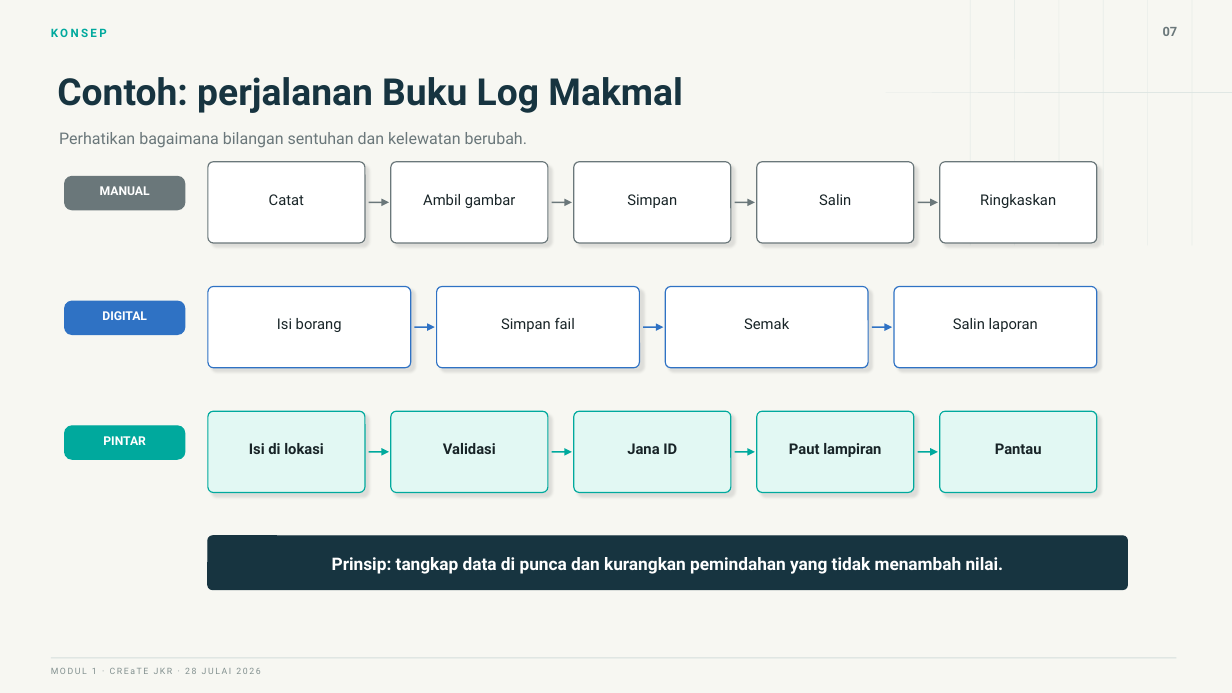
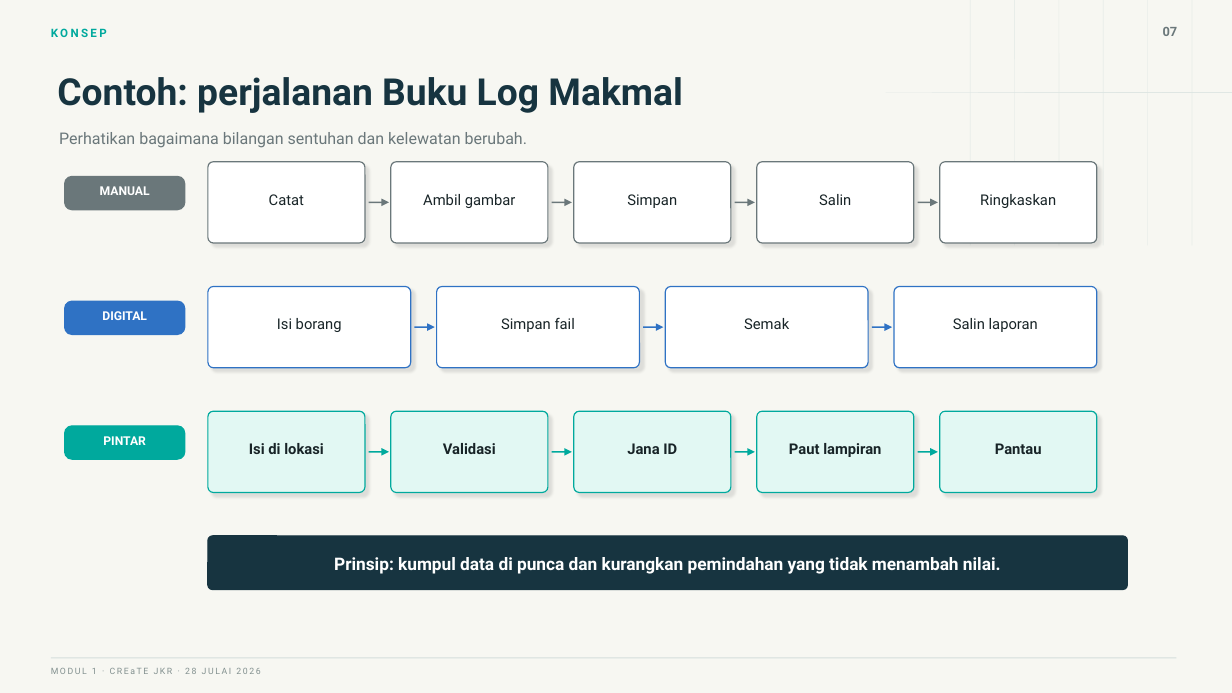
Before and after one commit to drMurtadha/jkr-create-mpe-training, a slide deck: slide 7 of Modul 1/slaid/Slaid-Modul-1-MPE.pptx. Drawn at 1232x693 pixels with LibreOffice and Linux fonts; fonts in the diff are those of the drawing. Boxes give left, top, right and bottom in pixels: in the first picture for what was removed or moved away, otherwise in the second. Text is boxed around its words. In the diff, an @@ line names an element or a change of style, - is before the commit and + after.

```diff
--- a/Modul 1/slaid/Slaid-Modul-1-MPE.pptx
+++ b/Modul 1/slaid/Slaid-Modul-1-MPE.pptx
@@ text at [334,557,1001,574]: text changed @@
-Prinsip: tangkap data di punca dan kurangkan pemindahan yang tidak menambah nilai.
+Prinsip: kumpul data di punca dan kurangkan pemindahan yang tidak menambah nilai.
```
Also in this commit, not shown: 7 other slides changed, 52 other files.
